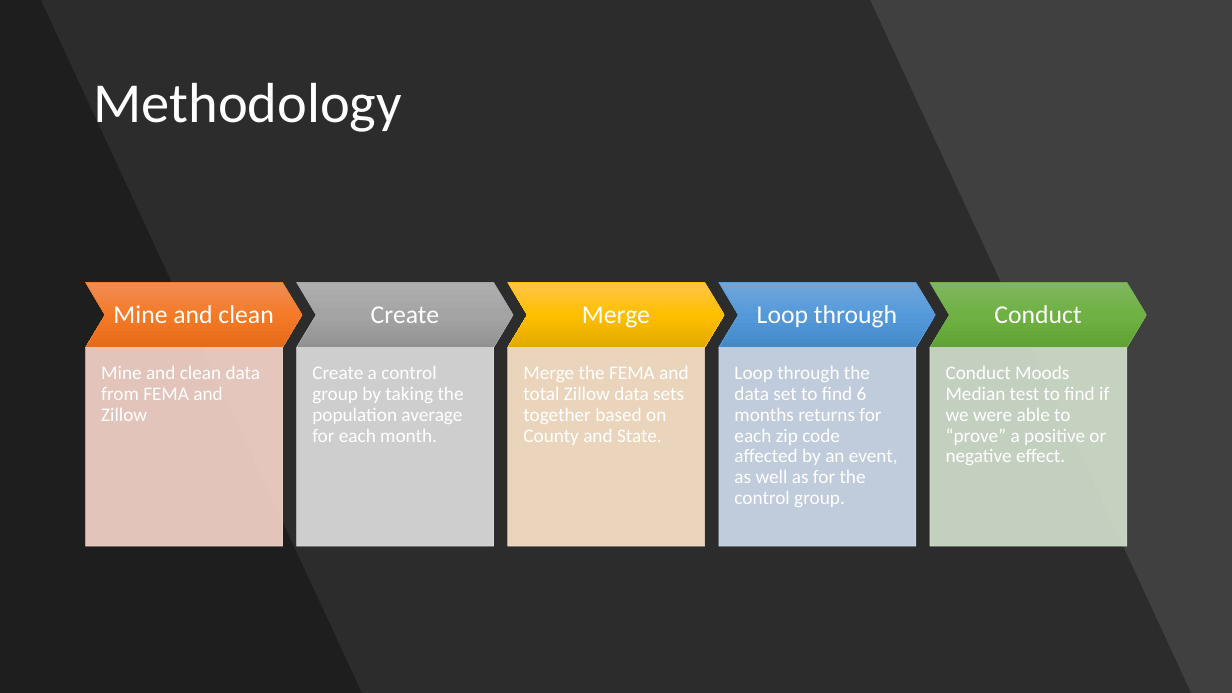
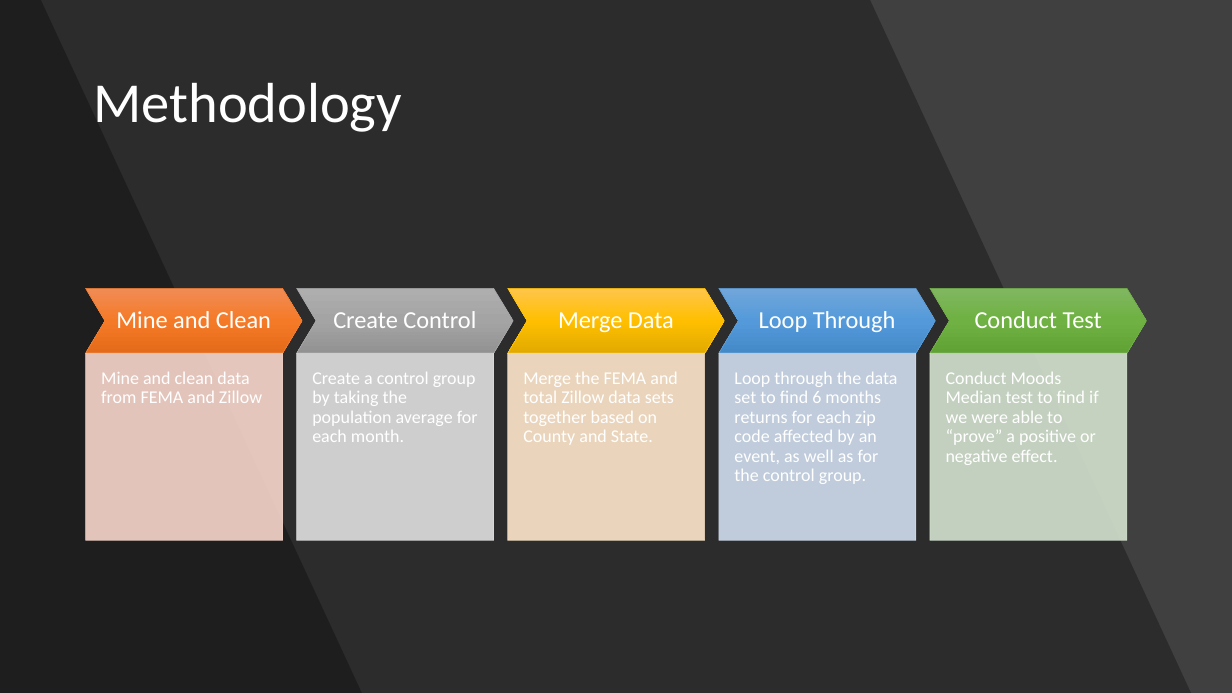
Before and after one commit to jormax14/data_bootcamp_project1, a slide deck: slide 2 of Are Housing Prices Affected by Natural Disasters.pptx. Drawn at 1232x693 pixels with LibreOffice and Linux fonts; fonts in the diff are those of the drawing. Boxes give left, top, right and bottom in pixels: in the first picture for what was removed or moved away, otherwise in the second. Text is boxed around its words. In the diff, an @@ line names an element or a change of style, - is before the commit and + after.

Commit message:
LT slight mod to PPT

```diff
--- a/Are Housing Prices Affected by Natural Disasters.pptx
+++ b/Are Housing Prices Affected by Natural Disasters.pptx
@@ 5 chevrons: place and size @@
-5 chevrons at [86,283,1146,348]
+5 chevrons at [86,288,1146,353]
@@ text at [116,311,271,328]: text changed; size 20 to 19 pt @@
-Mine and clean
+Mine and Clean
@@ text at [333,311,476,328]: text changed; size 20 to 19 pt @@
-Create
+Create Control
@@ text at [558,312,674,332]: text changed; size 20 to 19 pt @@
-Merge
+Merge Data
@@ text at [759,311,896,332]: text changed; size 20 to 19 pt @@
-Loop through
+Loop Through
@@ text at [975,311,1102,328]: text changed; size 20 to 19 pt @@
-Conduct
+Conduct Test
@@ rectangle: place and size @@
-rectangle at [86,348,283,546]
+rectangle at [86,353,283,540]
@@ rectangle: place and size @@
-rectangle at [297,348,494,546]
+rectangle at [297,353,494,540]
@@ rectangle: place and size @@
-rectangle at [508,348,705,546]
+rectangle at [508,353,705,540]
@@ rectangle: place and size @@
-rectangle at [719,348,916,546]
+rectangle at [719,353,916,540]
@@ size 15 to 14 pt in 5 elements at [101,372,262,403], [312,372,478,442], [523,372,677,445], [734,372,897,484], [946,372,1099,465] @@
@@ rectangle: place and size @@
-rectangle at [930,348,1127,546]
+rectangle at [930,353,1127,540]
```
